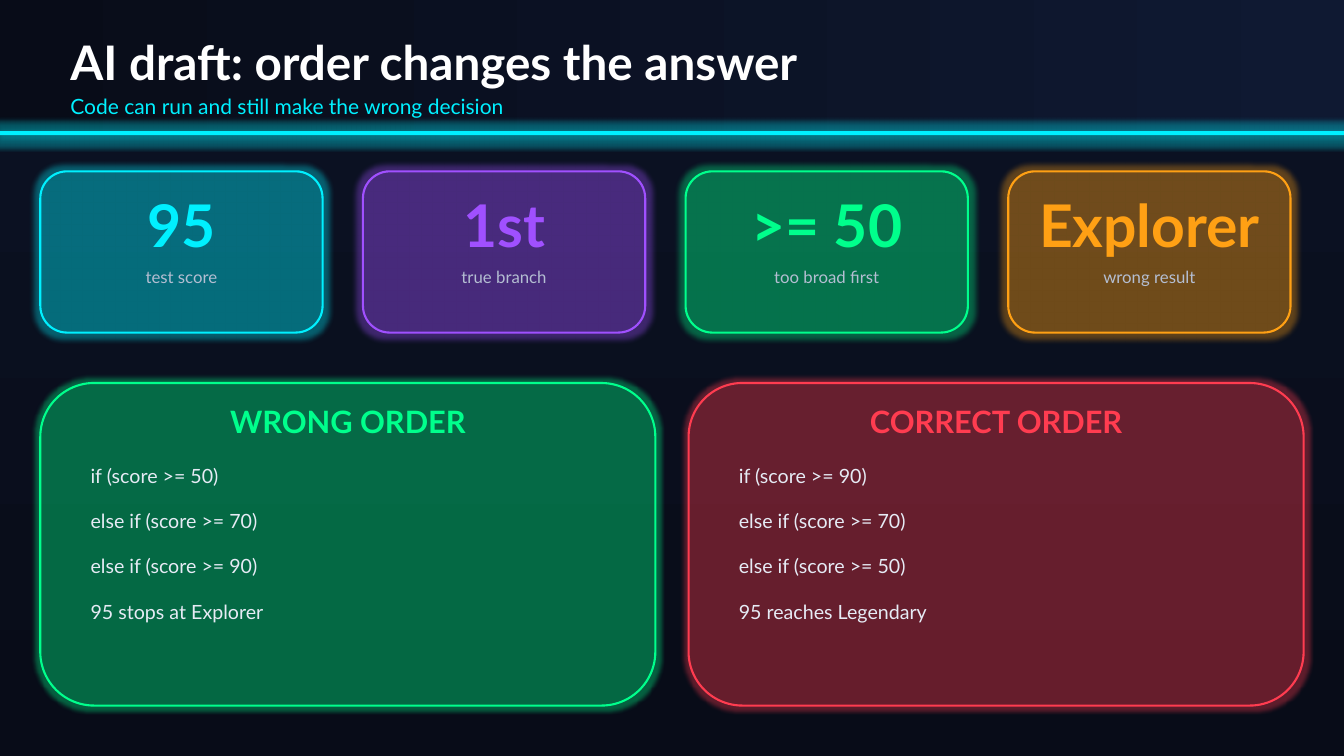
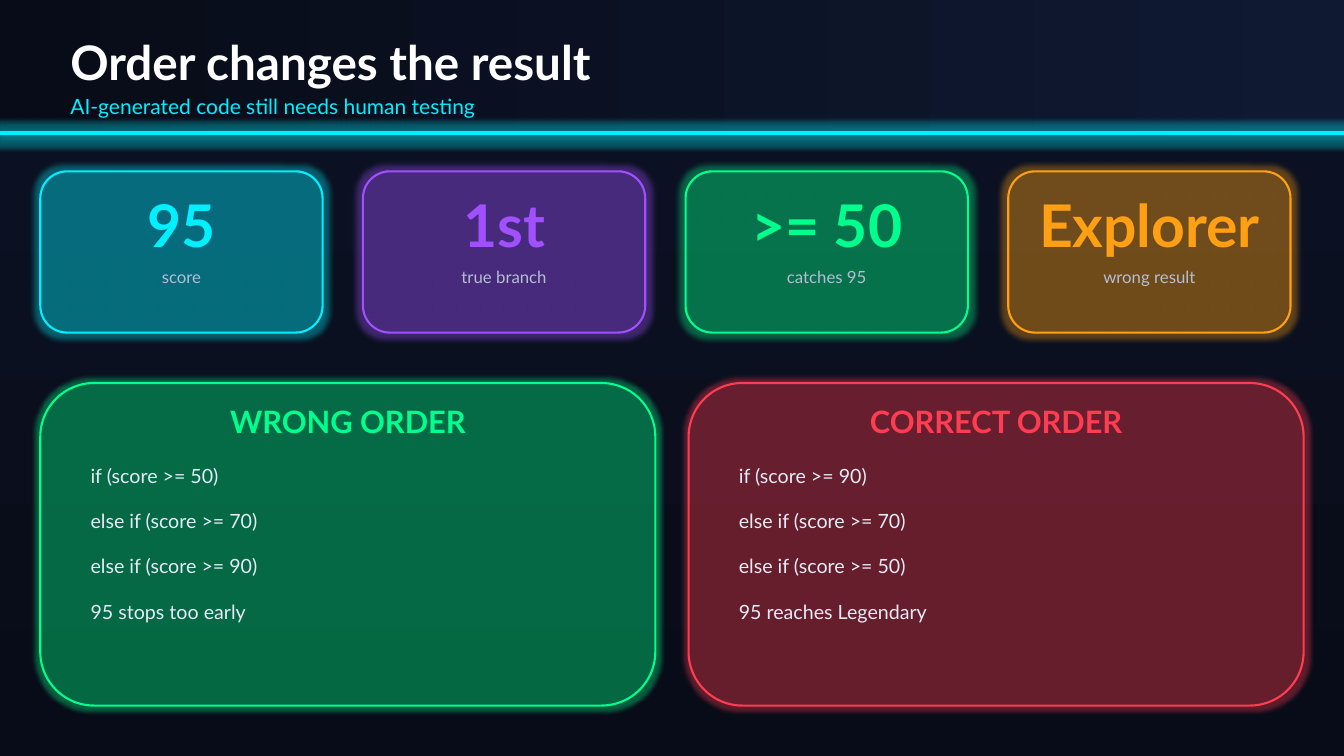
Before and after one commit to aghimir3/KidsComputerScience, a slide deck: slide 6 of 2026-08-01_TypeScript_Decision_Arcade/2026-08-01_TypeScript_Decision_Arcade.pptx (slide 16 before the commit). Drawn at 1344x756 pixels with LibreOffice and Linux fonts; fonts in the diff are those of the drawing. Boxes give left, top, right and bottom in pixels: in the first picture for what was removed or moved away, otherwise in the second. Text is boxed around its words. In the diff, an @@ line names an element or a change of style, - is before the commit and + after.

Commit message:
feat(2026-08-01): simplify decision concepts presentation

```diff
--- a/2026-08-01_TypeScript_Decision_Arcade/2026-08-01_TypeScript_Decision_Arcade.pptx
+++ b/2026-08-01_TypeScript_Decision_Arcade/2026-08-01_TypeScript_Decision_Arcade.pptx
@@ text at <box>70,44,591,89</box>: text changed @@
-AI draft: order changes the answer
+Order changes the result
@@ text at <box>70,98,475,118</box>: text changed @@
-Code can run and still make the wrong decision
+AI-generated code still needs human testing
@@ text at <box>162,274,201,283</box>: text changed @@
-test score
+score
@@ text at <box>787,270,866,283</box>: text changed @@
-too broad first
+catches 95
@@ text at <box>91,604,246,623</box>: text changed @@
-95 stops at Explorer
+95 stops too early
```
Also in this commit, not shown: 5 other slides changed, 2 slides added, 12 slides removed, 1 other file.
